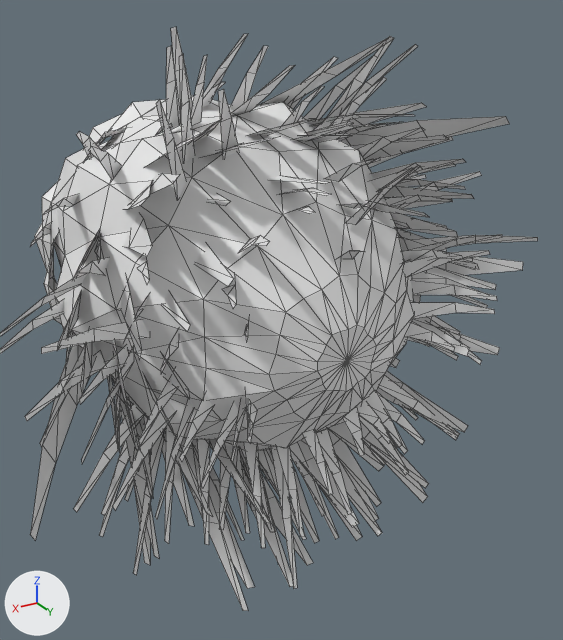
Renders of the OBJ model assets/cue/pieces/witch_broom/Bristles_Bark.obj from each side of a commit.
Rendered twice from a camera (50 mm lens) standing at (1.16, 2.31, 0.97) and looking at (-0.14, 0.14, -0.11). The lights are fixed; the arrows at lower left show +X, +Y and +Z. The picture after the commit comes second. Mesh edges are drawn as thin lines. Where no turn or scale is listed for an object, it has been applied to the vertices. Vertices at exactly the same position are counted once.

In view in the first picture: 'Bristles_Bark'.
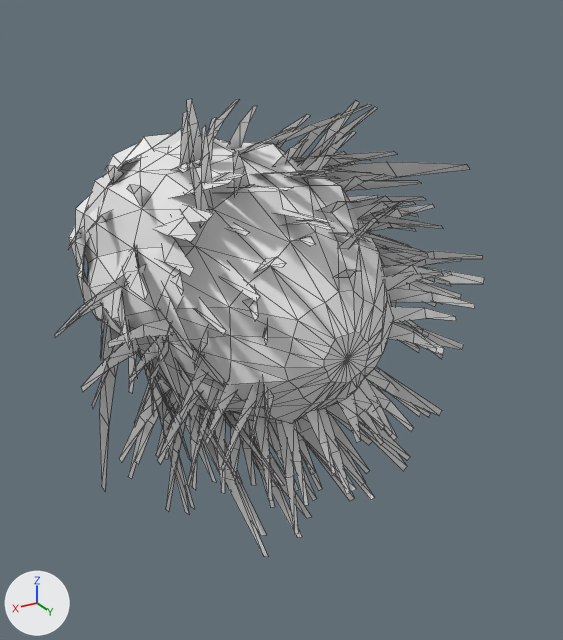
Location of each change, (x1, y1, x2, y2) in pixels of the pictures (563 x 640 px; the box of a moved part takes in the faces that stretch with it):
'Bristles_Bark', reshaped
    before: (0, 27, 538, 611)
    after: (55, 99, 484, 557)
part 1 of me_bristles_bark, moved or reshaped
    before: (54, 96, 414, 450)
    after: (85, 138, 393, 423)
part 2 of me_bristles_bark, moved or reshaped (mostly hidden)
    before: (35, 95, 193, 324)
    after: (68, 129, 217, 321)
part 3 of me_bristles_bark, moved or reshaped
    before: (298, 438, 359, 527)
    after: (296, 416, 356, 492)
part 4 of me_bristles_bark, moved or reshaped
    before: (316, 431, 382, 536)
    after: (337, 444, 374, 500)
part 5 of me_bristles_bark, moved or reshaped
    before: (328, 422, 384, 471)
    after: (325, 403, 372, 445)
part 6 of me_bristles_bark, moved or reshaped (not visible afterwards)
    before: (390, 358, 400, 368)
part 7 of me_bristles_bark, moved or reshaped
    before: (412, 322, 470, 356)
    after: (395, 322, 444, 355)
part 8 of me_bristles_bark, moved or reshaped (mostly hidden)
    before: (413, 295, 421, 302)
    after: (390, 302, 396, 306)
part 9 of me_bristles_bark, moved or reshaped
    before: (399, 236, 479, 269)
    after: (380, 254, 451, 286)
part 10 of me_bristles_bark, moved or reshaped (mostly hidden)
    before: (394, 220, 410, 228)
    after: (374, 242, 388, 250)
part 11 of me_bristles_bark, moved or reshaped
    before: (374, 203, 429, 217)
    after: (354, 228, 410, 247)
part 12 of me_bristles_bark, moved or reshaped (mostly hidden)
    before: (299, 133, 352, 142)
    after: (296, 174, 339, 179)
part 13 of me_bristles_bark, moved or reshaped (mostly hidden)
    before: (269, 175, 331, 184)
    after: (276, 209, 333, 223)
part 14 of me_bristles_bark, moved or reshaped (mostly hidden)
    before: (207, 193, 230, 206)
    after: (227, 223, 250, 236)
part 15 of me_bristles_bark, moved or reshaped
    before: (195, 244, 234, 286)
    after: (220, 262, 260, 302)
part 16 of me_bristles_bark, moved or reshaped
    before: (162, 292, 190, 331)
    after: (194, 299, 226, 335)
part 17 of me_bristles_bark, moved or reshaped
    before: (161, 353, 189, 399)
    after: (192, 345, 224, 386)
part 18 of me_bristles_bark, moved or reshaped
    before: (144, 376, 174, 434)
    after: (175, 359, 211, 413)
part 19 of me_bristles_bark, moved or reshaped (mostly hidden)
    before: (112, 378, 138, 451)
    after: (146, 364, 173, 419)
part 20 of me_bristles_bark, moved or reshaped
    before: (0, 27, 538, 611)
    after: (55, 99, 484, 557)

Diff of the bpy script that builds the scene:
```diff
--- a/assets/cue/pieces/witch_broom/Bristles_Bark.obj.py
+++ b/assets/cue/pieces/witch_broom/Bristles_Bark.obj.py
@@ me_bristles_bark @@
-me_bristles_bark.from_pydata(...)  # 1940 vertices, 1832 faces; spans x -0.88..0.88, y -0.74..0.74, z -0.87..0.87
+me_bristles_bark.from_pydata(...)  # 1940 vertices, 1832 faces; spans x -0.68..0.68, y -0.74..0.74, z -0.67..0.67
+# me_bristles_bark part 1: the loose piece of 218 vertices spanning x -0.58..0.59, y -0.74..0.73, z -0.52..0.63 is scaled about its middle by (0.78, 1, 0.78)
+# me_bristles_bark part 2: the loose piece of 120 vertices spanning x -0.56..0.55, y -0.46..-0.3, z -0.49..0.62 is scaled about the mesh origin by (0.78, 1, 0.78)
+# me_bristles_bark part 3: the loose piece of 12 vertices spanning x -0.16..0.06, y -0.72..0.72, z -0.58..-0.25 is scaled about the mesh origin by (0.78, 1, 0.78)
+# me_bristles_bark part 4: the loose piece of 12 vertices spanning x -0.23..-0.06, y -0.72..0.71, z -0.67..-0.21 is scaled about the mesh origin by (0.78, 1, 0.78)
+# me_bristles_bark part 5: the loose piece of 12 vertices spanning x -0.26..-0.11, y -0.72..0.64, z -0.48..-0.16 is scaled about the mesh origin by (0.78, 1, 0.78)
+# me_bristles_bark part 6: the loose piece of 12 vertices spanning x -0.43..-0.19, y -0.72..0.45, z -0.27..-0.06 is scaled about the mesh origin by (0.78, 1, 0.78)
+# me_bristles_bark part 7: the loose piece of 12 vertices spanning x -0.49..-0.25, y -0.72..0.71, z -0.18..0.01 is scaled about the mesh origin by (0.78, 1, 0.78)
+# me_bristles_bark part 8: the loose piece of 12 vertices spanning x -0.45..-0.29, y -0.72..0.5, z -0.1..0.12 is scaled about the mesh origin by (0.78, 1, 0.78)
+# me_bristles_bark part 9: the loose piece of 12 vertices spanning x -0.48..-0.22, y -0.72..0.72, z 0.11..0.26 is scaled about the mesh origin by (0.78, 1, 0.78)
+# me_bristles_bark part 10: the loose piece of 12 vertices spanning x -0.38..-0.16, y -0.72..0.53, z 0.16..0.3 is scaled about the mesh origin by (0.78, 1, 0.78)
+# me_bristles_bark part 11: the loose piece of 12 vertices spanning x -0.31..-0.11, y -0.72..0.74, z 0.2..0.4 is scaled about the mesh origin by (0.78, 1, 0.78)
+# me_bristles_bark part 12: the loose piece of 12 vertices spanning x -0.25..-0.05, y -0.72..0.49, z 0.26..0.59 is scaled about the mesh origin by (0.78, 1, 0.78)
+# me_bristles_bark part 13: the loose piece of 12 vertices spanning x -0.01..0.14, y -0.72..0.69, z 0.31..0.51 is scaled about the mesh origin by (0.78, 1, 0.78)
+# me_bristles_bark part 14: the loose piece of 12 vertices spanning x 0.14..0.26, y -0.72..0.54, z 0.22..0.46 is scaled about the mesh origin by (0.78, 1, 0.78)
+# me_bristles_bark part 15: the loose piece of 12 vertices spanning x 0.17..0.35, y -0.72..0.71, z 0.16..0.34 is scaled about the mesh origin by (0.78, 1, 0.78)
+# me_bristles_bark part 16: the loose piece of 12 vertices spanning x 0.22..0.45, y -0.72..0.68, z 0.12..0.25 is scaled about the mesh origin by (0.78, 1, 0.78)
+# me_bristles_bark part 17: the loose piece of 12 vertices spanning x 0.29..0.45, y -0.72..0.68, z -0.11..0.09 is scaled about the mesh origin by (0.78, 1, 0.78)
+# me_bristles_bark part 18: the loose piece of 12 vertices spanning x 0.25..0.5, y -0.72..0.66, z -0.19..0.0 is scaled about the mesh origin by (0.78, 1, 0.78)
+# me_bristles_bark part 19: the loose piece of 12 vertices spanning x 0.2..0.53, y -0.72..0.46, z -0.27..-0.07 is scaled about the mesh origin by (0.78, 1, 0.78)
+# me_bristles_bark part 20: 1338 of 1940 vertices moved; they spanned x -0.88..0.88, y -0.72..0.74, z -0.87..0.87 and now span x -0.68..0.68, y -0.72..0.74, z -0.67..0.67; mean shift (0.0, -0.01, 0.01); largest move (-0.45, 0.4, 0.81) -> (-0.35, 0.35, 0.63)
+# other edits to the shape of me_bristles_bark do not show in these pictures
```
